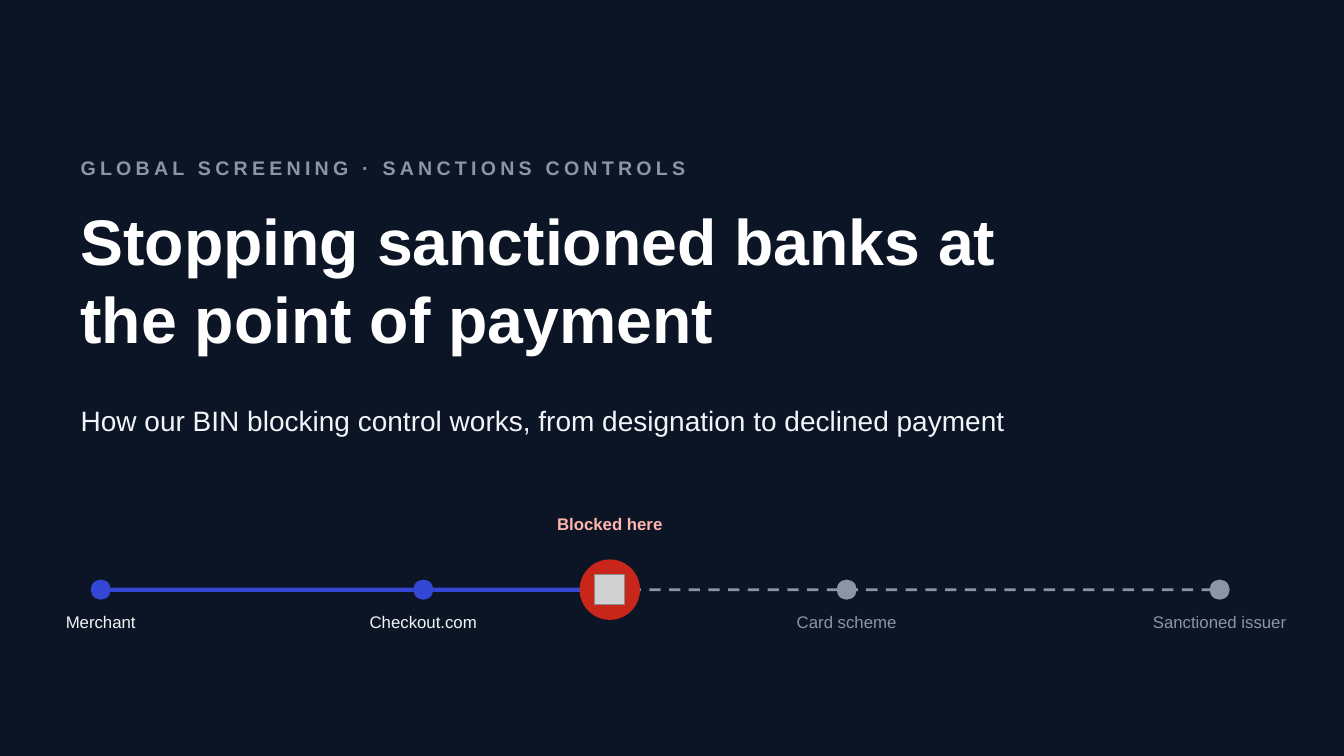
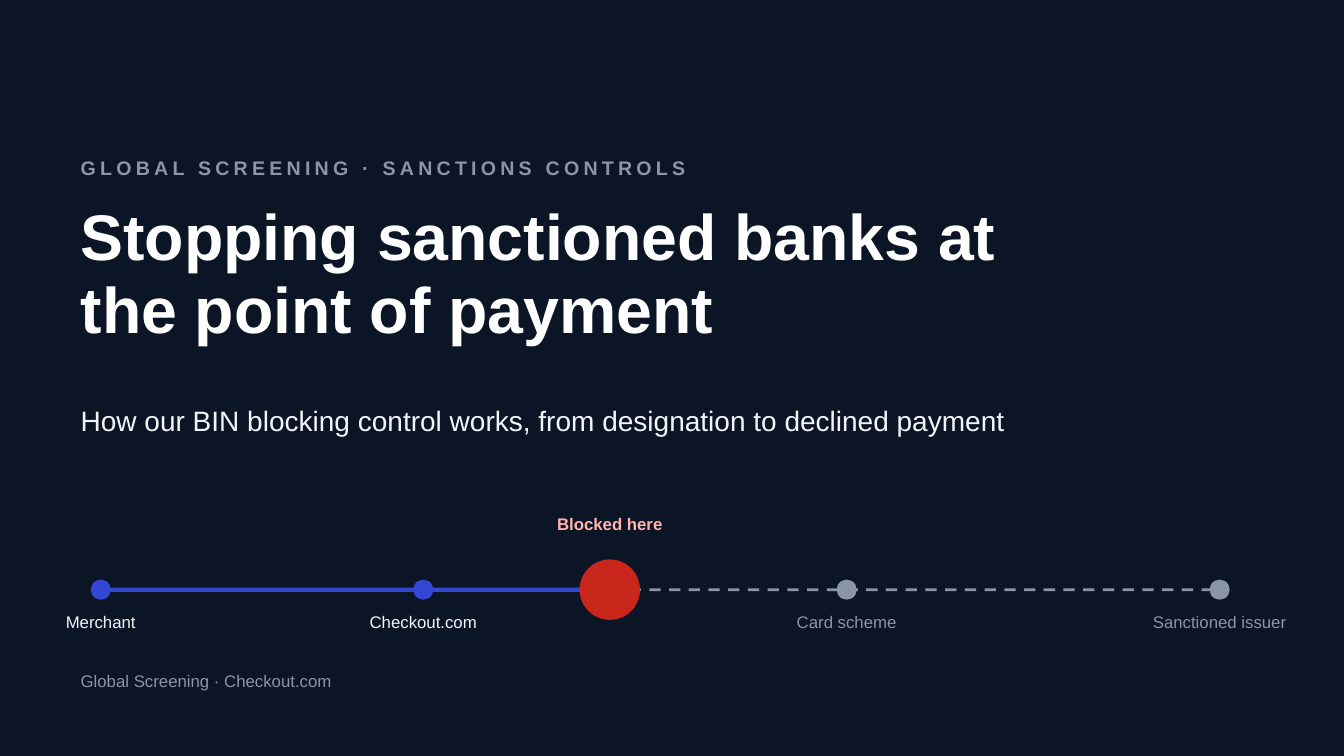
Before and after one commit to danielslonim-art/Screening, a slide deck: slide 1 of summit/bin-blocking-flow/deck/bin-blocking-summit-deck.pptx. Drawn at 1344x756 pixels with LibreOffice and Linux fonts; fonts in the diff are those of the drawing; grey boxes stand for pictures; background and template pictures are left out. Boxes give left, top, right and bottom in pixels: in the first picture for what was removed or moved away, otherwise in the second. Text is boxed around its words. In the diff, an @@ line names an element or a change of style, - is before the commit and + after.

```diff
--- a/summit/bin-blocking-flow/deck/bin-blocking-summit-deck.pptx
+++ b/summit/bin-blocking-flow/deck/bin-blocking-summit-deck.pptx
@@ title "Stopping sanctioned banks at the ..." at (81,213,995,346): line spacing 1 to 0.95 @@
@@ ellipse removed at (580,560,640,620) @@
@@ ellipse added at (580,560,640,620), fill #C8261B @@
@@ line removed from (101, 590) to (610, 590) @@
@@ line added from (101, 590) to (610, 590), #3446D4 3 pt @@
@@ picture removed at (595,575,625,605) @@
@@ line removed from (610, 590) to (1220, 590) @@
@@ line added from (610, 590) to (1220, 590), #8B95A8 2 pt dashed @@
@@ text added at (81,675,331,691), 12 pt, text #8B95A8 @@
+Global Screening · Checkout.com
```
Also in this commit, not shown: 6 other slides changed, 1 slide added, 15 other files.
